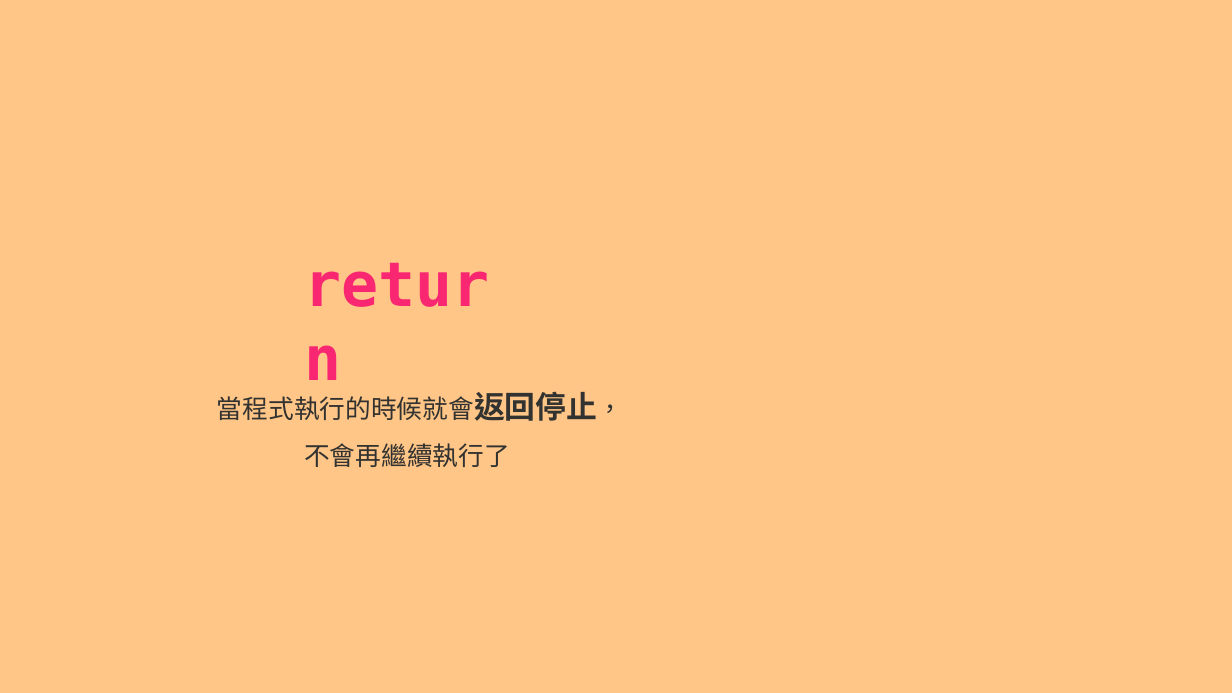
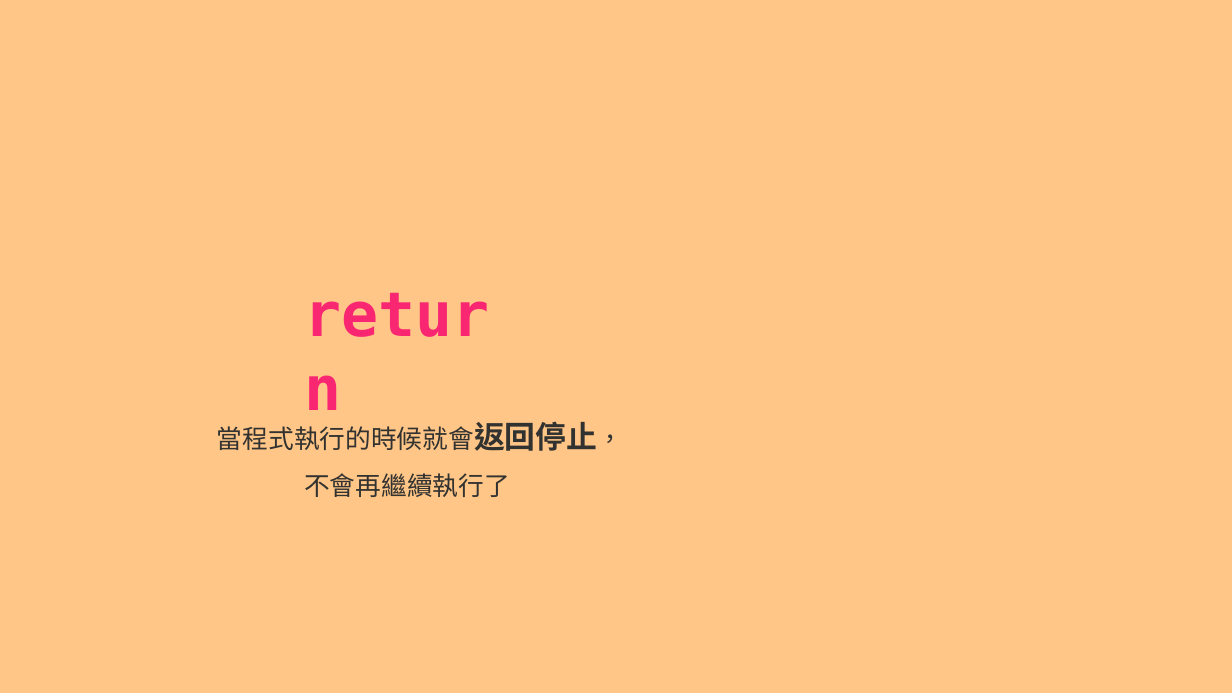
Before and after one commit to a23246542/JS_course_Intermediate_example, a slide deck: slide 9 of 現代 JavaScript 職人之路｜ 中階篇.pptx. Drawn at 1232x693 pixels with LibreOffice and Linux fonts; fonts in the diff are those of the drawing. Boxes give left, top, right and bottom in pixels: in the first picture for what was removed or moved away, otherwise in the second. Text is boxed around its words. In the diff, an @@ line names an element or a change of style, - is before the commit and + after.

```diff
--- a/現代 JavaScript 職人之路｜ 中階篇.pptx
+++ b/現代 JavaScript 職人之路｜ 中階篇.pptx
@@ text "return": place and size @@
-text "return" at [296, 240, 519, 324]
+text "return" at [296, 270, 519, 354]
@@ text "當程式執行的時候就會返回停止，不會再繼續執行了": place and size @@
-text "當程式執行的時候就會返回停止，不會再繼續執行了" at [217, 391, 597, 467]
+text "當程式執行的時候就會返回停止，不會再繼續執行了" at [217, 421, 597, 497]
```
Also in this commit, not shown: 5 other slides changed, 1 slide added, 1 slide removed, 5 other files.
